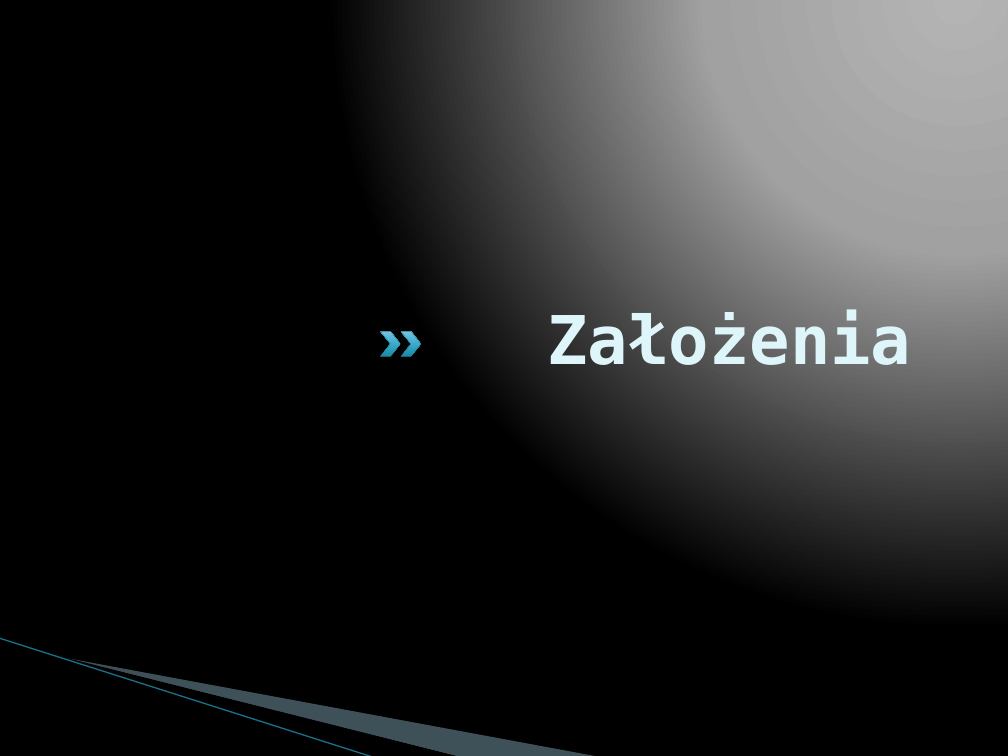
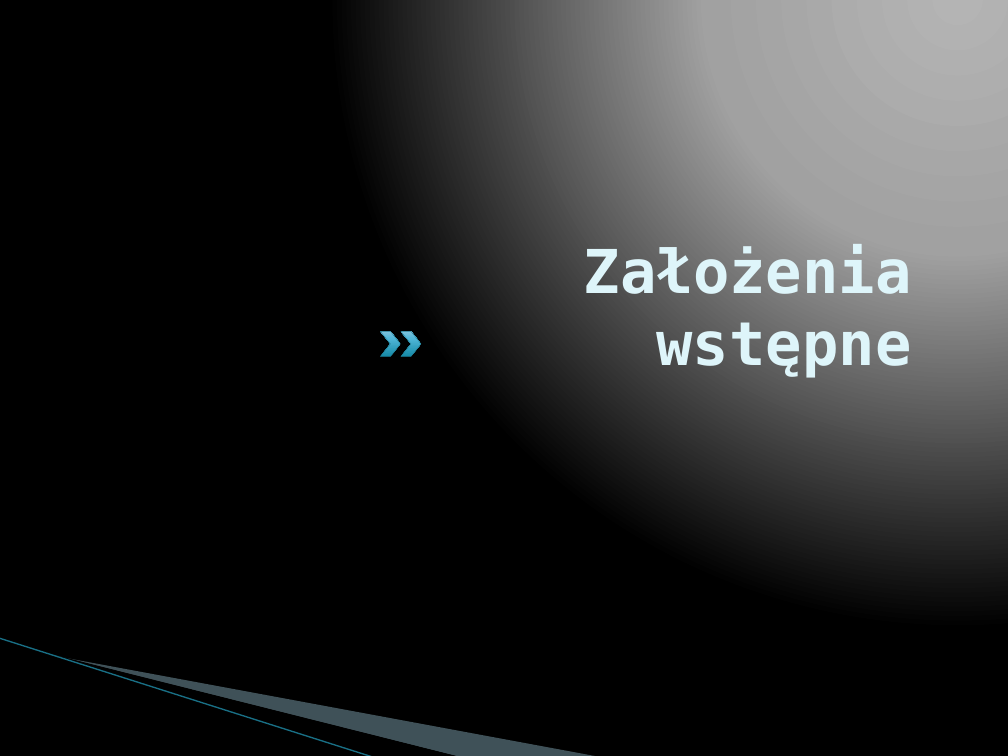
Before and after one commit to imbaczek/numbex, a slide deck: slide 2 of docs/NumbexFinalPresentation.pptx. Drawn at 1008x756 pixels with LibreOffice and Linux fonts; fonts in the diff are those of the drawing; background and template pictures are left out. Boxes give left, top, right and bottom in pixels: in the first picture for what was removed or moved away, otherwise in the second. Text is boxed around its words. In the diff, an @@ line names an element or a change of style, - is before the commit and + after.

```diff
--- a/docs/NumbexFinalPresentation.pptx
+++ b/docs/NumbexFinalPresentation.pptx
@@ title at (584, 244, 912, 377): text changed; size 48 to 43.2 pt @@
-Założenia
+Założenia wstępne
```
Also in this commit, not shown: 1 other slide changed.
